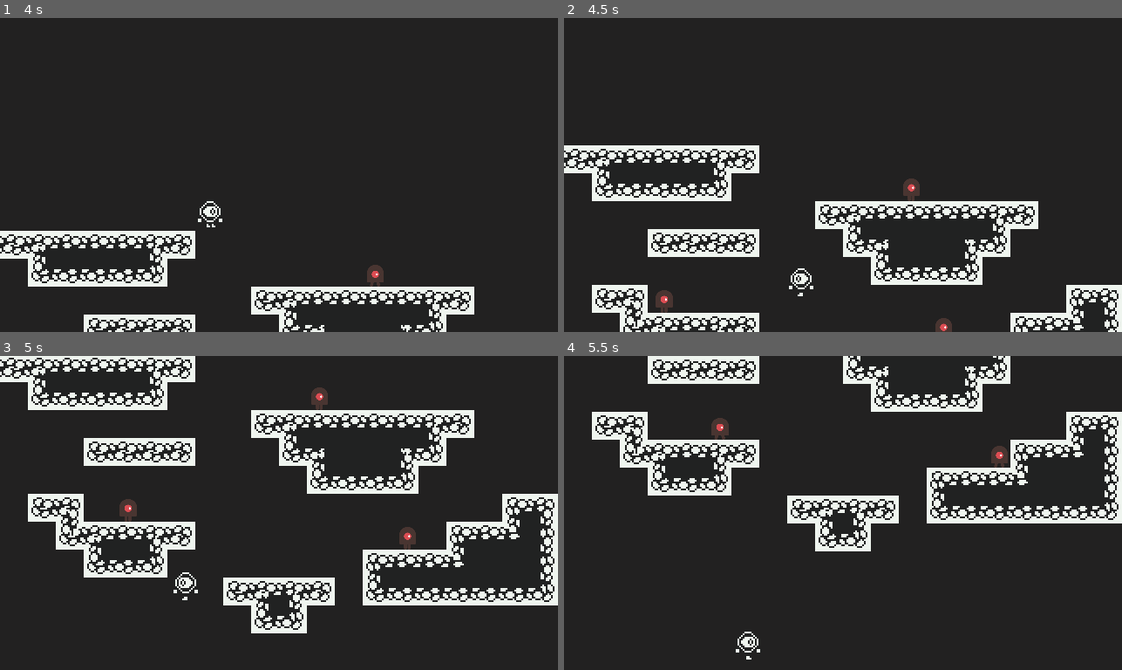
Above: before the commit, frames 1-4 (two rows, left to right).
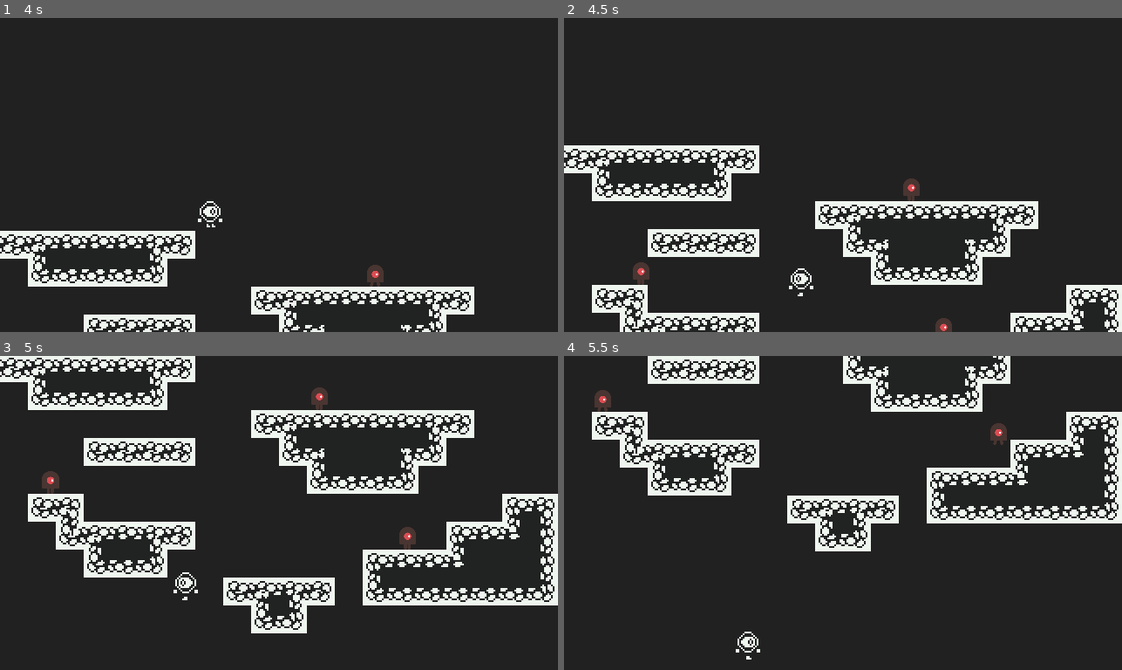
Above: after the commit, the same moments.

Repository: lssalgado/oge-godot
Game: Godot game, scene res://scenes/World.tscn
Two runs of this game, one before a commit and one after it. Both use one fixed random seed, a clock stepped at 60 frames per second and the inputs below.
Inputs:
- Up to frame 1 (4 s): hold Up (ui_up) 0.53-1.28 s; hold Right (ui_right) 0.53-2.03 s; tap Up (ui_up) at 1.35, 1.52, 1.82, 2.85, 3.02, 3.32 s; hold Left (ui_left) 2.03-2.78 s; hold Up (ui_up) 2.03-2.78 s; hold Right (ui_right) from 2.78 s (still down); hold Up (ui_up) from 3.53 s (still down)
- Up to frame 2 (4.5 s): release Right (ui_right) at 4.28 s; release Up (ui_up) at 4.28 s; hold Left (ui_left) from 4.28 s (still down); tap Up (ui_up) at 4.35 s
- Up to frame 3 (5 s): keep holding Left (ui_left); tap Up (ui_up) at 4.52, 4.82 s
- Up to frame 4 (5.5 s): release Left (ui_left) at 5.03 s; hold Right (ui_right) from 5.03 s (still down); hold Up (ui_up) from 5.03 s (still down)

Frame 1 is identical in both runs. In frame 2, 0.3% of the frame differs, in the area x 12-20%, y 77-94%; in frame 3, 0.3%; in frame 4, 0.7%, in the area x 5-80%, y 10-36%.

Commit message:
Added mob jump behaviour :D

Diff:
--- a/project.godot
+++ b/project.godot
@@ -53,40 +53,40 @@
 
 ui_left={
 "deadzone": 0.5,
-"events": [ Object(InputEventKey,"resource_local_to_scene":false,"resource_name":"","device":0,"alt":false,"shift":false,"control":false,"meta":false,"command":false,"pressed":false,"scancode":16777231,"physical_scancode":0,"unicode":0,"echo":false,"script":null)
+"events": [ Object(InputEventKey,"resource_local_to_scene":false,"resource_name":"","device":0,"alt":false,"shift":false,"control":false,"meta":false,"command":false,"pressed":false,"scancode":16777231,"unicode":0,"echo":false,"script":null)
 , Object(InputEventJoypadButton,"resource_local_to_scene":false,"resource_name":"","device":0,"button_index":14,"pressure":0.0,"pressed":false,"script":null)
-, Object(InputEventKey,"resource_local_to_scene":false,"resource_name":"","device":0,"alt":false,"shift":false,"control":false,"meta":false,"command":false,"pressed":false,"scancode":65,"physical_scancode":0,"unicode":0,"echo":false,"script":null)
+, Object(InputEventKey,"resource_local_to_scene":false,"resource_name":"","device":0,"alt":false,"shift":false,"control":false,"meta":false,"command":false,"pressed":false,"scancode":65,"unicode":0,"echo":false,"script":null)
  ]
 }
 ui_right={
 "deadzone": 0.5,
-"events": [ Object(InputEventKey,"resource_local_to_scene":false,"resource_name":"","device":0,"alt":false,"shift":false,"control":false,"meta":false,"command":false,"pressed":false,"scancode":16777233,"physical_scancode":0,"unicode":0,"echo":false,"script":null)
+"events": [ Object(InputEventKey,"resource_local_to_scene":false,"resource_name":"","device":0,"alt":false,"shift":false,"control":false,"meta":false,"command":false,"pressed":false,"scancode":16777233,"unicode":0,"echo":false,"script":null)
 , Object(InputEventJoypadButton,"resource_local_to_scene":false,"resource_name":"","device":0,"button_index":15,"pressure":0.0,"pressed":false,"script":null)
-, Object(InputEventKey,"resource_local_to_scene":false,"resource_name":"","device":0,"alt":false,"shift":false,"control":false,"meta":false,"command":false,"pressed":false,"scancode":68,"physical_scancode":0,"unicode":0,"echo":false,"script":null)
+, Object(InputEventKey,"resource_local_to_scene":false,"resource_name":"","device":0,"alt":false,"shift":false,"control":false,"meta":false,"command":false,"pressed":false,"scancode":68,"unicode":0,"echo":false,"script":null)
  ]
 }
 ui_up={
 "deadzone": 0.5,
-"events": [ Object(InputEventKey,"resource_local_to_scene":false,"resource_name":"","device":0,"alt":false,"shift":false,"control":false,"meta":false,"command":false,"pressed":false,"scancode":16777232,"physical_scancode":0,"unicode":0,"echo":false,"script":null)
+"events": [ Object(InputEventKey,"resource_local_to_scene":false,"resource_name":"","device":0,"alt":false,"shift":false,"control":false,"meta":false,"command":false,"pressed":false,"scancode":16777232,"unicode":0,"echo":false,"script":null)
 , Object(InputEventJoypadButton,"resource_local_to_scene":false,"resource_name":"","device":0,"button_index":12,"pressure":0.0,"pressed":false,"script":null)
-, Object(InputEventKey,"resource_local_to_scene":false,"resource_name":"","device":0,"alt":false,"shift":false,"control":false,"meta":false,"command":false,"pressed":false,"scancode":87,"physical_scancode":0,"unicode":0,"echo":false,"script":null)
+, Object(InputEventKey,"resource_local_to_scene":false,"resource_name":"","device":0,"alt":false,"shift":false,"control":false,"meta":false,"command":false,"pressed":false,"scancode":87,"unicode":0,"echo":false,"script":null)
  ]
 }
 ui_down={
 "deadzone": 0.5,
-"events": [ Object(InputEventKey,"resource_local_to_scene":false,"resource_name":"","device":0,"alt":false,"shift":false,"control":false,"meta":false,"command":false,"pressed":false,"scancode":16777234,"physical_scancode":0,"unicode":0,"echo":false,"script":null)
+"events": [ Object(InputEventKey,"resource_local_to_scene":false,"resource_name":"","device":0,"alt":false,"shift":false,"control":false,"meta":false,"command":false,"pressed":false,"scancode":16777234,"unicode":0,"echo":false,"script":null)
 , Object(InputEventJoypadButton,"resource_local_to_scene":false,"resource_name":"","device":0,"button_index":13,"pressure":0.0,"pressed":false,"script":null)
-, Object(InputEventKey,"resource_local_to_scene":false,"resource_name":"","device":0,"alt":false,"shift":false,"control":false,"meta":false,"command":false,"pressed":false,"scancode":83,"physical_scancode":0,"unicode":0,"echo":false,"script":null)
+, Object(InputEventKey,"resource_local_to_scene":false,"resource_name":"","device":0,"alt":false,"shift":false,"control":false,"meta":false,"command":false,"pressed":false,"scancode":83,"unicode":0,"echo":false,"script":null)
  ]
 }
 restart={
 "deadzone": 0.5,
-"events": [ Object(InputEventKey,"resource_local_to_scene":false,"resource_name":"","device":0,"alt":false,"shift":false,"control":false,"meta":false,"command":false,"pressed":false,"scancode":82,"physical_scancode":0,"unicode":0,"echo":false,"script":null)
+"events": [ Object(InputEventKey,"resource_local_to_scene":false,"resource_name":"","device":0,"alt":false,"shift":false,"control":false,"meta":false,"command":false,"pressed":false,"scancode":82,"unicode":0,"echo":false,"script":null)
  ]
 }
 
 [rendering]
 
-2d/snapping/use_gpu_pixel_snap=true
 environment/default_clear_color=Color( 0.137255, 0.133333, 0.133333, 1 )
 environment/default_environment="res://default_env.tres"
+2d/snapping/use_gpu_pixel_snap=true
--- a/scenes/Mob.tscn
+++ b/scenes/Mob.tscn
@@ -18,7 +18,9 @@
 [sub_resource type="RectangleShape2D" id=3]
 extents = Vector2( 2.222, 0.443 )
 
-[node name="Mob" type="KinematicBody2D" groups=["Mob"]]
+[node name="Mob" type="KinematicBody2D" groups=[
+"Mob",
+]]
 position = Vector2( 0.223221, -0.23597 )
 script = ExtResource( 3 )
 __meta__ = {
@@ -47,8 +49,14 @@
 shape = SubResource( 3 )
 
 [node name="WallCollision" type="RayCast2D" parent="."]
-position = Vector2( 5, 0 )
+position = Vector2( 5, 6 )
 enabled = true
-cast_to = Vector2( 1, 0 )
+cast_to = Vector2( 6, 0 )
+collision_mask = 2
 
+[node name="WallCollision2" type="RayCast2D" parent="."]
+position = Vector2( 5, -12 )
+enabled = true
+cast_to = Vector2( 6, 0 )
+collision_mask = 2
 [connection signal="body_entered" from="Top" to="." method="_on_Top_body_entered"]
--- a/scenes/Player.tscn
+++ b/scenes/Player.tscn
@@ -40,13 +40,17 @@
 "values": [ 12, 13, 14, 15 ]
 }
 
-[node name="Player" type="KinematicBody2D" groups=["Player"]]
+[node name="Player" type="KinematicBody2D" groups=[
+"Player",
+]]
 script = ExtResource( 2 )
 
-[node name="Sprite" type="Sprite" parent="." groups=["players"]]
+[node name="Sprite" type="Sprite" parent="." groups=[
+"players",
+]]
 texture = ExtResource( 1 )
+vframes = 4
 hframes = 12
-vframes = 4
 
 [node name="CollisionShape2D" type="CollisionShape2D" parent="."]
 position = Vector2( 0.5, 0.5 )
--- a/scenes/World.tscn
+++ b/scenes/World.tscn
@@ -471,6 +471,7 @@
 tile_set = SubResource( 48 )
 cell_size = Vector2( 16, 16 )
 cell_custom_transform = Transform2D( 16, 0, 0, 16, 0, 0 )
+collision_layer = 3
 format = 1
 tile_data = PoolIntArray( -65537, 0, 3, -1, 0, 65539, 65535, 0, 65539, 131071, 0, 65539, 196607, 0, 262148, 131072, 0,  …(2103 unchanged characters)…
 
@@ -479,5 +480,4 @@
 [node name="CollisionShape2D" type="CollisionShape2D" parent="Void"]
 position = Vector2( 1200, 260 )
 shape = SubResource( 49 )
-
 [connection signal="body_entered" from="Void" to="." method="_on_Void_body_entered"]
--- a/scripts/Entity.gd
+++ b/scripts/Entity.gd
@@ -7,30 +7,30 @@
 const FRICTION: float = 0.15
 const NO_RESISTANCE: float = 0.0
 const AIR_RESISTANCE: float = 0.035
-const JUMP_FORCE: int = 150
 
-var MAX_SPEED: int = 32
+var max_speed: int = 32
+var jump_force: int = 120
+var resistance: float = NO_RESISTANCE
+var direction: float = 1
+var counter: int = 0
 var motion: Vector2 = Vector2.ZERO
-var direction: float = 1
-var resistance: float = NO_RESISTANCE
-var counter: int = 0
-
-func _ready():
-	pass # Replace with function body.
 
 func process_horizontal_movement(delta: float):
-	#movimento no eixo x = direction(esquerda ou direita) * aceleracao * real time
 	motion.x += direction * ACCELERATION * delta
-	#seta uma velocidade minima e maxima pro player se não ele vira o sanic por causa da aceleracao
-	motion.x = clamp(motion.x, -MAX_SPEED, MAX_SPEED)
+	motion.x = clamp(motion.x, -max_speed, max_speed)
 
 func process_vertical_movement(delta: float):
 	motion.y += GRAVITY * delta
 
+func jump():
+	motion.y = -jump_force
+	resistance = AIR_RESISTANCE
+
 func physics_process(delta: float):
-	print("entity counter = %d" % counter)
 	process_horizontal_movement(delta)
 	process_vertical_movement(delta)
+
 	if (resistance != NO_RESISTANCE):
 		motion.x = lerp(motion.x, 0, resistance)
+
 	motion = move_and_slide(motion, Vector2.UP)
--- a/scripts/Mob.gd
+++ b/scripts/Mob.gd
@@ -9,15 +9,16 @@
 	direction = direction * -1
 	$Ledge.position.x *= -1
 	$WallCollision.position.x *= -1
+	$WallCollision2.position.x *= -1
 
 func process_horizontal_movement(delta: float):
 	.process_horizontal_movement(delta)
-	if $Ledge.is_colliding() == false:
-		change_direction()
 
-	if $WallCollision.is_colliding() == true:
-		change_direction()
-
+	if is_on_floor():
+		if $WallCollision.is_colliding() and $WallCollision2.is_colliding() == false:
+			.jump()
+		elif $WallCollision.is_colliding() or $Ledge.is_colliding() == false:
+			change_direction()
 
 func _physics_process(delta: float):
 	physics_process(delta)
--- a/scripts/player/player.gd
+++ b/scripts/player/player.gd
@@ -1,14 +1,13 @@
 extends Entity
 
 class_name Player
-
-#constantes relacionadas a fisica e gravidade
 
 onready var sprite = $Sprite
 onready var animation_player = $AnimationPlayer
 
 func _ready():
-	MAX_SPEED = 64
+	max_speed = 64
+	jump_force = 150
 
 func process_horizontal_movement(delta: float):
 	.process_horizontal_movement(delta)
@@ -20,32 +19,19 @@
 
 func process_vertical_movement(delta: float):
 	resistance = NO_RESISTANCE
-
 	.process_vertical_movement(delta)
-	#aumenta a gravidade a cada frame
 
 	if is_on_floor():
 		if direction == 0:
-			#reduz a velocidade horizontal pela friccao ate chegar em 0
 			resistance = FRICTION
 		if Input.is_action_pressed("ui_up"):
-			motion.y = -JUMP_FORCE
+			motion.y = -jump_force
 	else:
-		if Input.is_action_just_released("ui_up") && motion.y < -JUMP_FORCE/2:
-			motion.y = -JUMP_FORCE/2
+		if Input.is_action_just_released("ui_up") && motion.y < -jump_force/2:
+			motion.y = -jump_force/2
 		resistance = AIR_RESISTANCE
 
-# usamos _phiscs_process(delta) pois roda runtime em um valor fixo de frames
 func _physics_process(delta: float):
-
-	"""
-	input_x faz um calculo do input de movimento do jogador
-	 - Se o player está segurando para a direita o valor é 1
-	 - Se o player está segurando para a esquerda o valor é -1
-	 - Se o player está segurando ambos o valor é 0
-	 - Se o player não está segurando nada o valor é 0
-	"""
-
 	direction = Input.get_action_strength("ui_right") - Input.get_action_strength("ui_left")
 
 	physics_process(delta)
